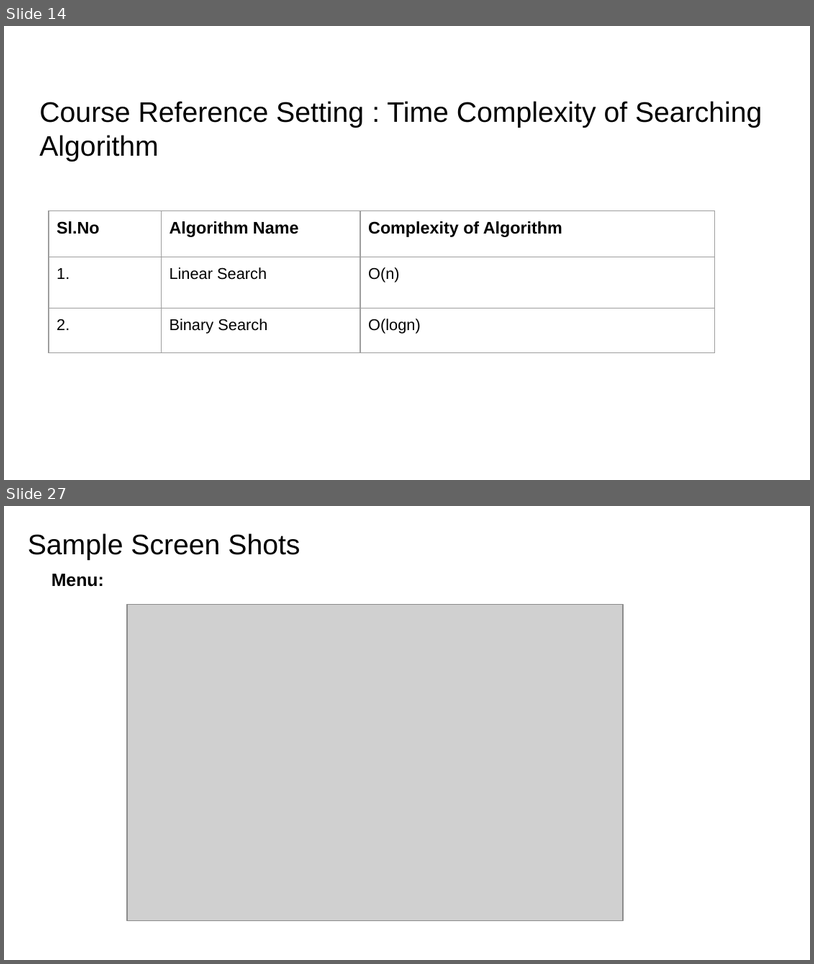
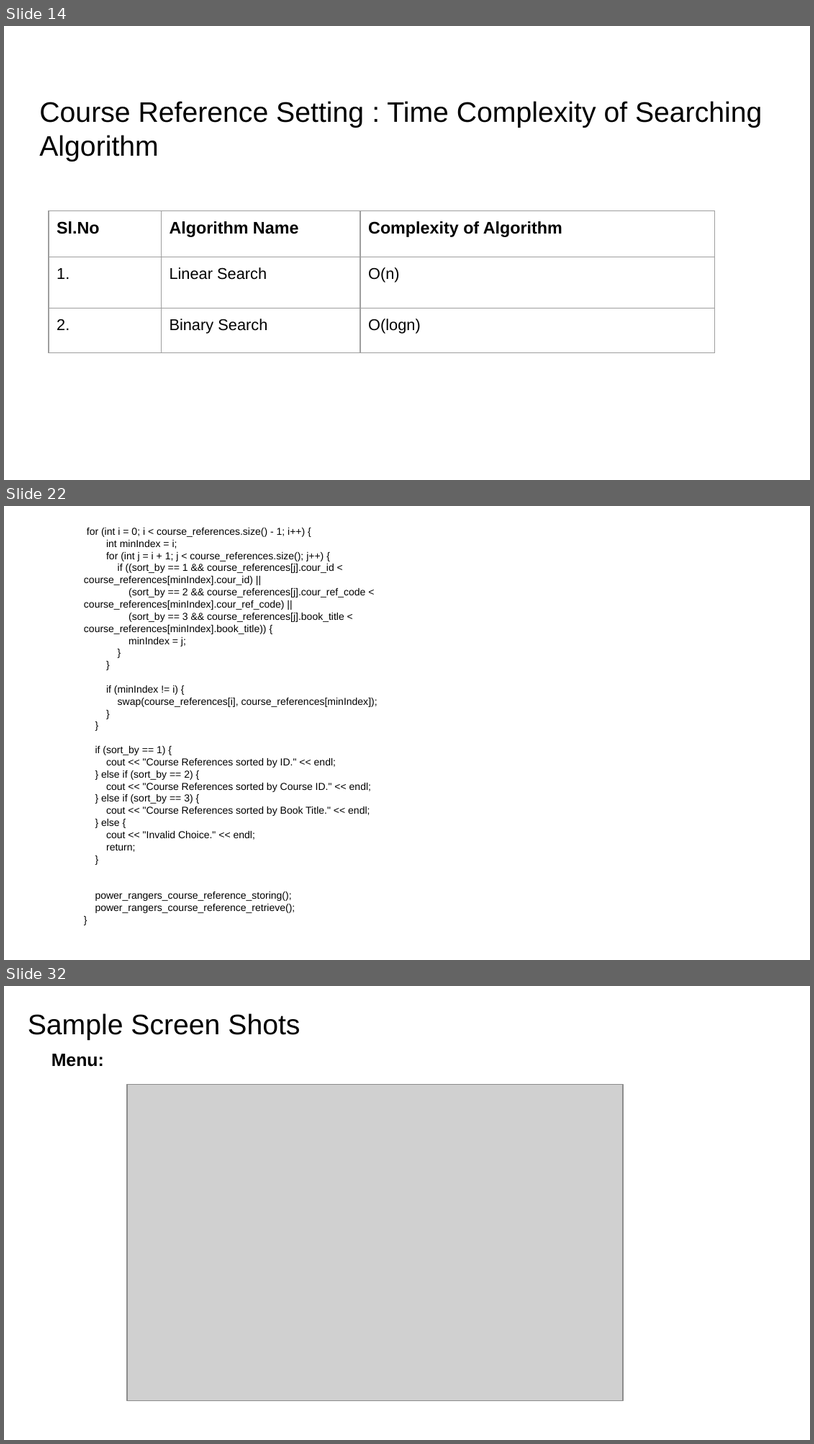
Before and after one commit to vissamsettynikitha/team_power_rangers, a slide deck: OBE_power_rangers_course_reference.pptx. Shown one above the other, each under a label of ours: slides 14 and 27 before the commit, slides 14, 22 and 32 after it; the slides between them are not shown. The pictures are 814x964 and 814x1444 pixels, drawn with LibreOffice and Linux fonts; fonts in the diff are those of the drawing; grey boxes stand for pictures; background and template pictures are left out. Boxes give left, top, right and bottom in pixels: in the first picture for what was removed or moved away, otherwise in the second. Text is boxed around its words. In the diff, an @@ line names an element or a change of style, - is before the commit and + after.

```diff
--- a/OBE_power_rangers_course_reference.pptx
+++ b/OBE_power_rangers_course_reference.pptx
@@ slide 22 added at [4,506,810,960], background #FFFFFF @@
@@ text added at [84,528,378,913], 9 pt, text #000000 @@
+for (int i = 0; i < course_references.size() - 1; i++) {
+int minIndex = i;
+for (int j = i + 1; j < course_references.size(); j++) {
+if ((sort_by == 1 && course_references[j].cour_id < course_references[minIndex].cour_id) ||
+(sort_by == 2 && course_references[j].cour_ref_code < course_references[minIndex].cour_ref_code) ||
+(sort_by == 3 && course_references[j].book_title < course_references[minIndex].book_title)) {
+minIndex = j;
+}
+}
+if (minIndex != i) {
+swap(course_references[i], course_references[minIndex]);
+}
+}
+if (sort_by == 1) {
+cout << "Course References sorted by ID." << endl;
+} else if (sort_by == 2) {
+cout << "Course References sorted by Course ID." << endl;
+} else if (sort_by == 3) {
+cout << "Course References sorted by Book Title." << endl;
+} else {
+cout << "Invalid Choice." << endl;
+return;
+}
+power_rangers_course_reference_storing();
+power_rangers_course_reference_retrieve();
+}
@@ what was slide 27 is now slide 32 @@
```
Also in this commit, not shown: 8 slides changed, 8 other slides added, 4 slides removed.
